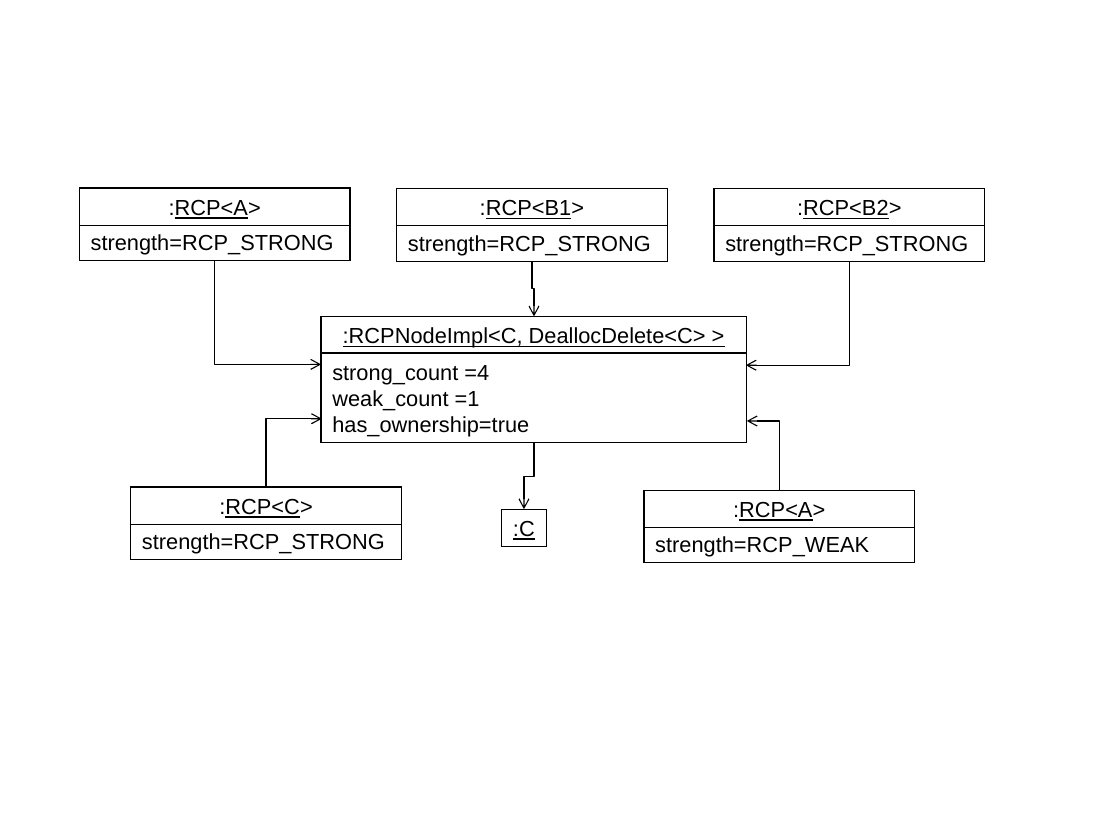
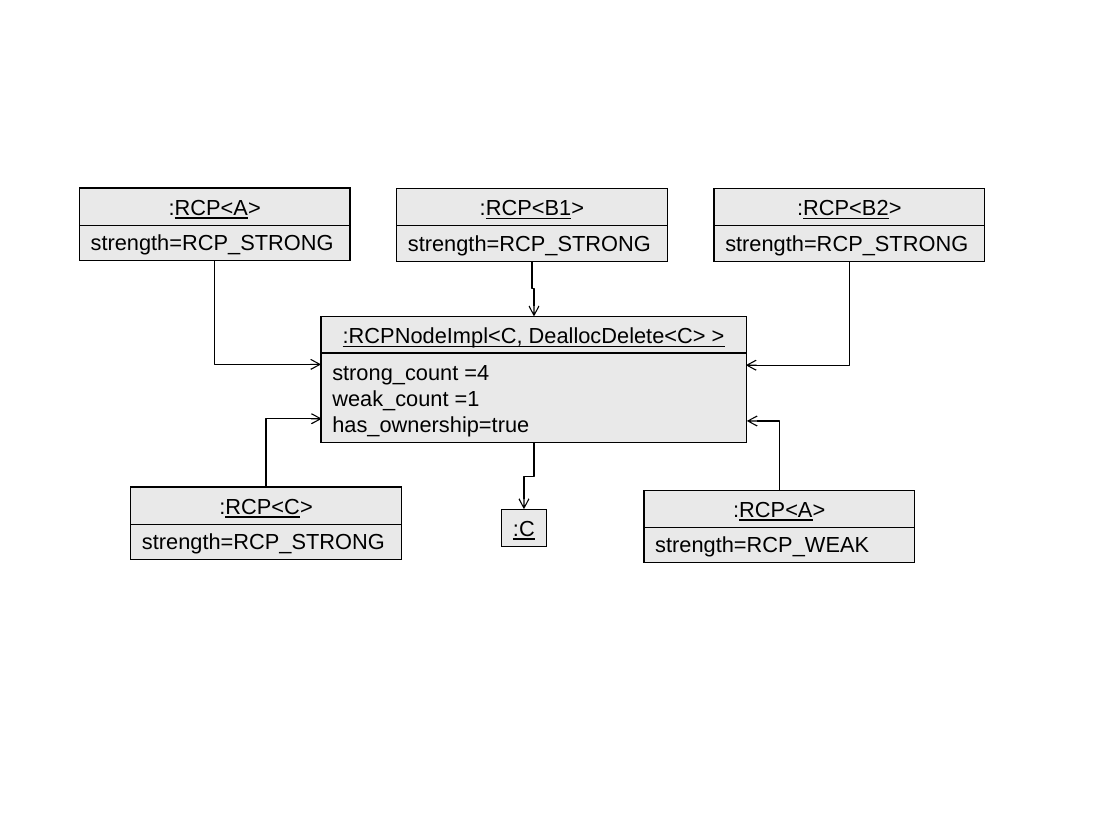
Before and after one commit to bartlettroscoe/TeuchosMMDocs, a slide deck: slide 1 of memory_management_report/RCPEx1.ppt. Drawn at 1120x840 pixels with LibreOffice and Linux fonts; fonts in the diff are those of the drawing. Boxes give left, top, right and bottom in pixels: in the first picture for what was removed or moved away, otherwise in the second. Text is boxed around its words. In the diff, an @@ line names an element or a change of style, - is before the commit and + after.

```diff
--- a/memory_management_report/RCPEx1.ppt
+++ b/memory_management_report/RCPEx1.ppt
@@ fill #FFFFFF to #E9E9E9 in 13 elements at (396, 224, 668, 261), (396, 188, 668, 225), (80, 223, 351, 260), (80, 188, 351, 225), (715, 224, 986, 261), (715, 188, 986, 225), (131, 522, 402, 559), (131, 487, 402, 524), (644, 525, 915, 562), (644, 491, 915, 528), (321, 317, 747, 354), (321, 353, 747, 442), (502, 510, 547, 547) @@
```
Also in this commit, not shown: 18 other files.
